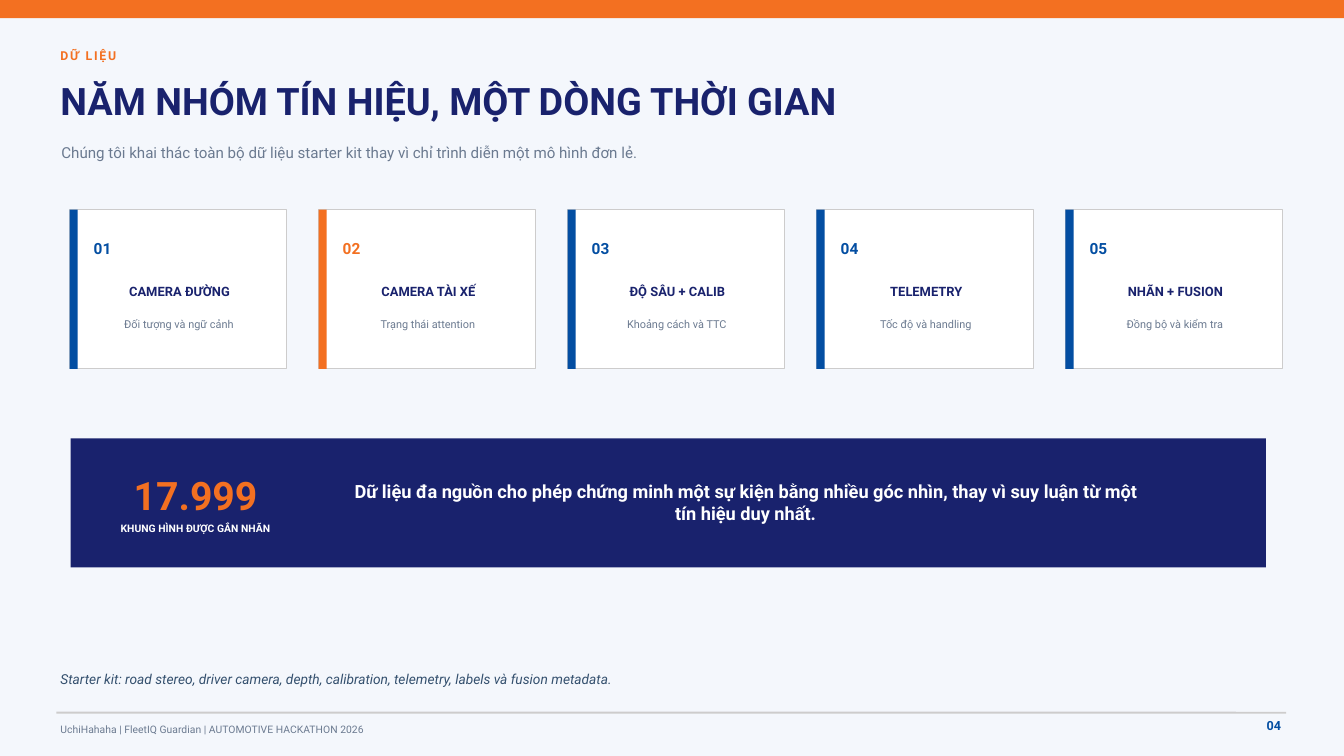
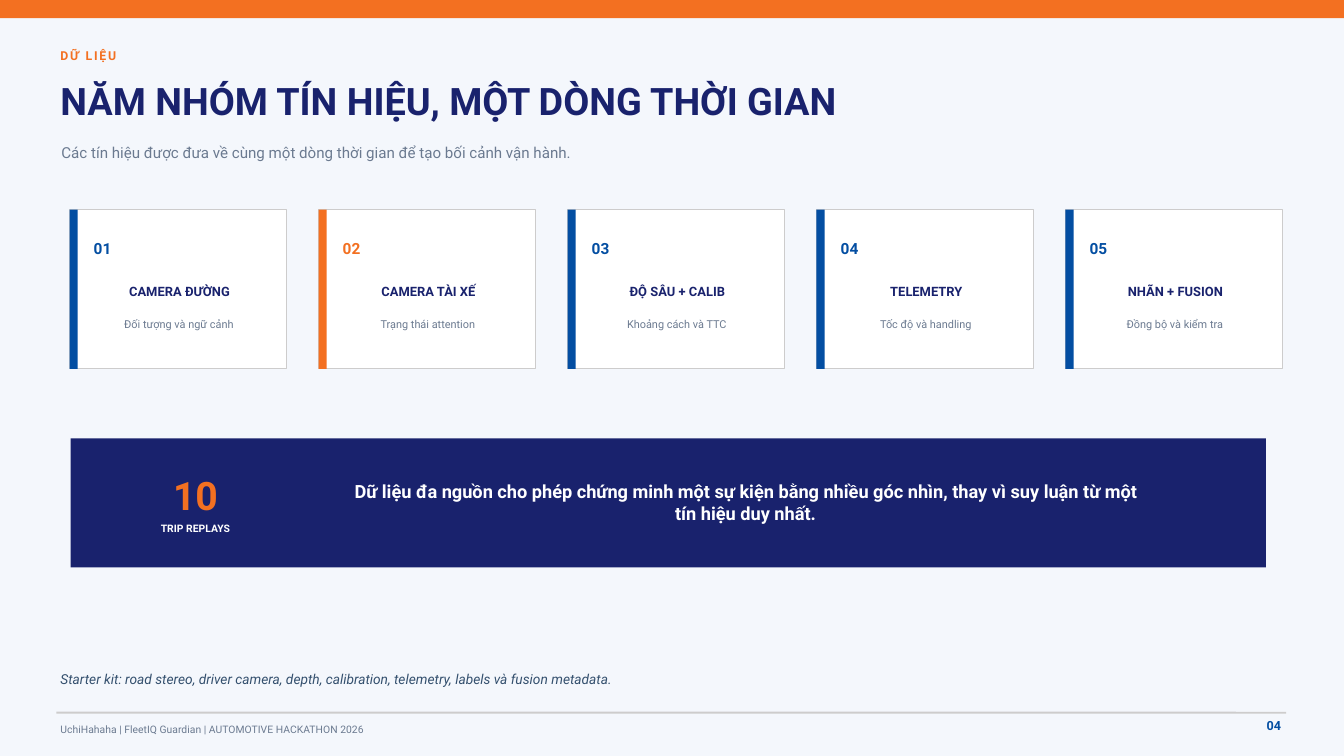
Before and after one commit to hminhphi/UchiHahahaFPTAutomotiveHackathon, a slide deck: slide 4 of docs/proposal/UchiHahaha_FleetIQGuardian_Final_Round2.pptx. Drawn at 1344x756 pixels with LibreOffice and Linux fonts; fonts in the diff are those of the drawing. Boxes give left, top, right and bottom in pixels: in the first picture for what was removed or moved away, otherwise in the second. Text is boxed around its words. In the diff, an @@ line names an element or a change of style, - is before the commit and + after.

```diff
--- a/docs/proposal/UchiHahaha_FleetIQGuardian_Final_Round2.pptx
+++ b/docs/proposal/UchiHahaha_FleetIQGuardian_Final_Round2.pptx
@@ text at [61, 145, 570, 161]: text changed @@
-Chúng tôi khai thác toàn bộ dữ liệu starter kit thay vì chỉ trình diễn một mô hình đơn lẻ.
+Các tín hiệu được đưa về cùng một dòng thời gian để tạo bối cảnh vận hành.
@@ text at [173, 481, 218, 511]: text changed @@
-17.999
+10
@@ text at [161, 524, 230, 532]: text changed @@
-KHUNG HÌNH ĐƯỢC GẮN NHÃN
+TRIP REPLAYS
```
Also in this commit, not shown: 9 other slides changed, 4 slides removed, 17 other files.
